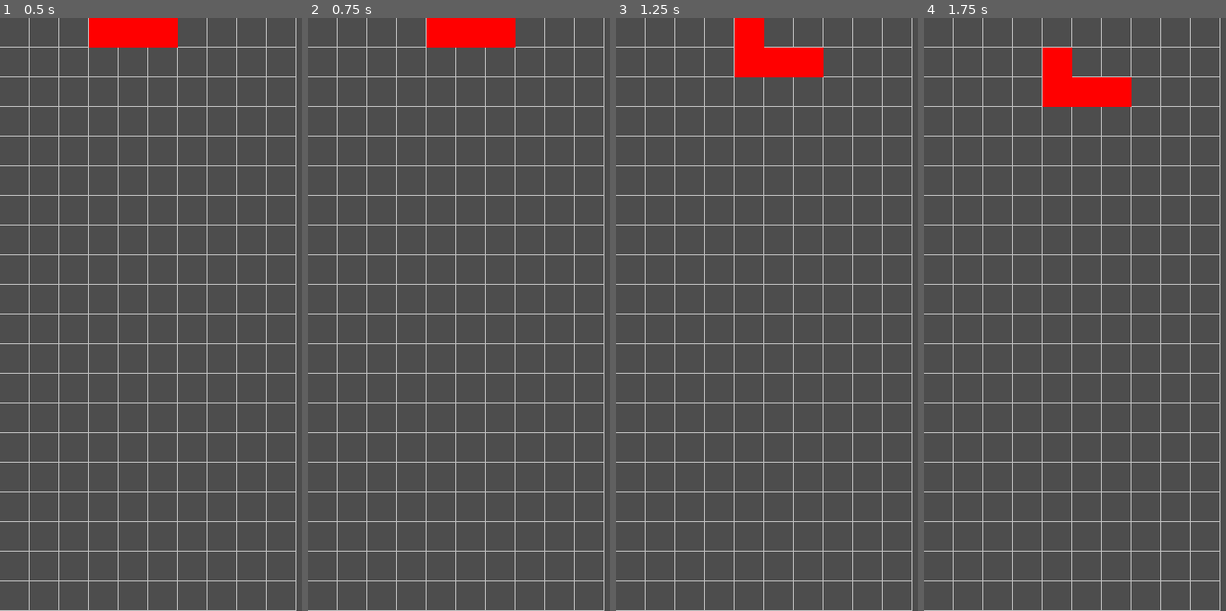
Above: before the commit, frames 1-4 (left to right).
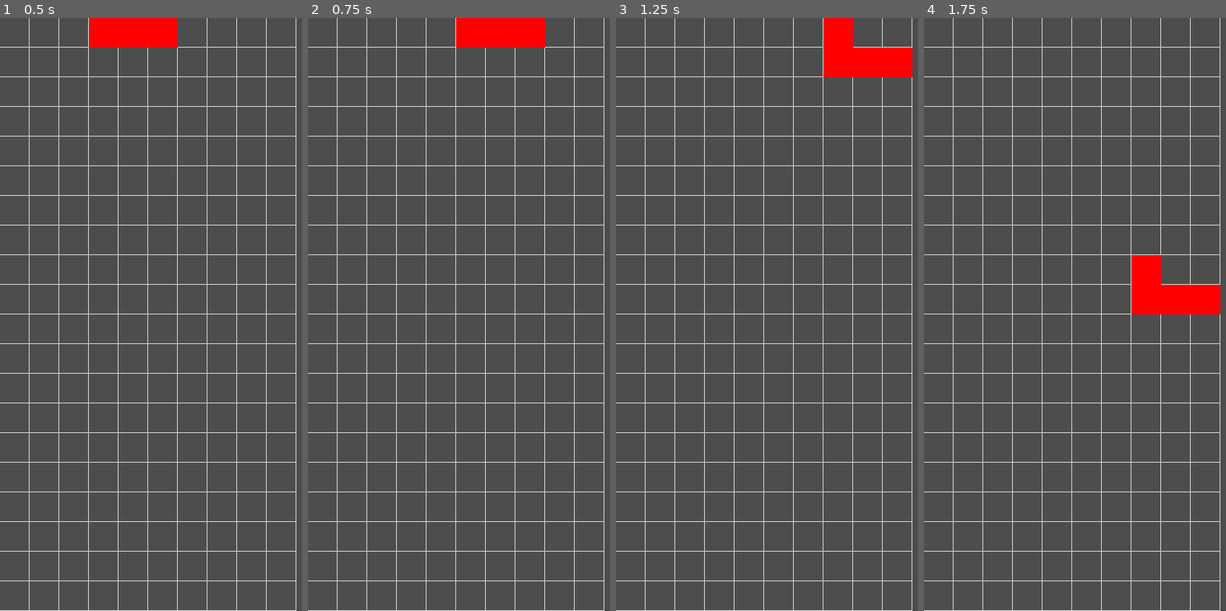
Above: after the commit, the same moments.

Repository: ChinZhengHong/Spectris
Game: Godot game, scene res://main.tscn
Same seed, same stepped clock (60 frames per second), same inputs: the game is played once before the commit and once after it.
Inputs:
- Up to frame 1 (0.5 s): no input
- Up to frame 2 (0.75 s): tap Enter at 0.5 s; hold Right (ui_right) from 0.53 s (still down)
- Up to frame 3 (1.25 s): keep holding Right (ui_right)
- Up to frame 4 (1.75 s): tap Space at 1.25 s; release Right (ui_right) at 1.28 s; hold Down (ui_down) from 1.28 s (still down)

Frame 1 is identical in both runs. In frame 2, 1.0% of the frame differs, in the area x 39-79%, y 0-5%; in frame 3, 3.9%, in the area x 39-99%, y 0-10%; in frame 4, 3.9%.

Commit message:
can hold direction button

Diff:
--- a/current_piece.gd
+++ b/current_piece.gd
@@ -9,6 +9,15 @@
 var grid_position = Vector2i(4, 0)
 var block_offsets = []
 var current_color_id = 0
+
+var move_direction = 0
+var das_timer = 0.0
+var arr_timer = 0.0
+var down_arr_timer = 0.0
+var down_pressed_last_frame = false
+var down_das_timer = 0.0
+const DAS_DELAY = 0.15
+const ARR_RATE = 0.05
 var is_game_over = false
 @onready var board = get_node("../Board")
 @onready var game_manager = get_node("../GameManager")
@@ -25,12 +34,69 @@
 			return false
 	return true
 
+func _try_move(direction: Vector2i):
+	var new_pos = grid_position + direction
+	if _can_move(block_offsets, new_pos):
+		grid_position = new_pos
+		queue_redraw()
+
+func _process(delta):
+	if is_game_over:
+		return
+
+	if Input.is_action_pressed("ui_left"):
+		if move_direction != -1:
+			move_direction = -1
+			das_timer = 0.0
+			_try_move(Vector2i(-1, 0))
+		else:
+			das_timer += delta
+			if das_timer >= DAS_DELAY:
+				arr_timer += delta
+				if arr_timer >= ARR_RATE:
+					arr_timer = 0.0
+					_try_move(Vector2i(-1, 0))
+	elif Input.is_action_pressed("ui_right"):
+		if move_direction != 1:
+			move_direction = 1
+			das_timer = 0.0
+			_try_move(Vector2i(1, 0))
+		else:
+			das_timer += delta
+			if das_timer >= DAS_DELAY:
+				arr_timer += delta
+				if arr_timer >= ARR_RATE:
+					arr_timer = 0.0
+					_try_move(Vector2i(1, 0))
+	else:
+		move_direction = 0
+		das_timer = 0.0
+		arr_timer = 0.0
+
+	if Input.is_action_pressed("ui_down"):
+		if not down_pressed_last_frame:
+			down_pressed_last_frame = true
+			down_das_timer = 0.0
+			_try_move(Vector2i(0, 1))
+		else:
+			down_das_timer += delta
+			if down_das_timer >= DAS_DELAY:
+				down_arr_timer += delta
+				if down_arr_timer >= ARR_RATE:
+					down_arr_timer = 0.0
+					_try_move(Vector2i(0, 1))
+	else:
+		down_pressed_last_frame = false
+		down_das_timer = 0.0
+		down_arr_timer = 0.0
+
 # rotate
 func _get_rotated_offsets(offsets: Array) -> Array:
 	var rotated = []
 	for offset in offsets:
 		rotated.append(Vector2i(-offset.y, offset.x))
 	return rotated
+
 
 func _ready():
 	_spawn_piece()
@@ -59,21 +125,8 @@
 func _unhandled_input(event):
 	if is_game_over:
 		return
-	if event.is_action_pressed("ui_left"):
-		var new_pos = grid_position + Vector2i(-1, 0)
-		if _can_move(block_offsets, new_pos):
-			grid_position = new_pos
-			queue_redraw()
-	elif event.is_action_pressed("ui_right"):
-		var new_pos = grid_position + Vector2i(1, 0)
-		if _can_move(block_offsets, new_pos):
-			grid_position = new_pos
-			queue_redraw()
-	elif event.is_action_pressed("ui_down"):
-		var new_pos = grid_position + Vector2i(0, 1)
-		if _can_move(block_offsets, new_pos):
-			grid_position = new_pos
-			queue_redraw()
+	if event.is_action_pressed("ui_down"):
+		_try_move(Vector2i(0,1))
 
 	elif event.is_action_pressed("ui_up"):
 		if current_type != PieceData.PieceType.O:
